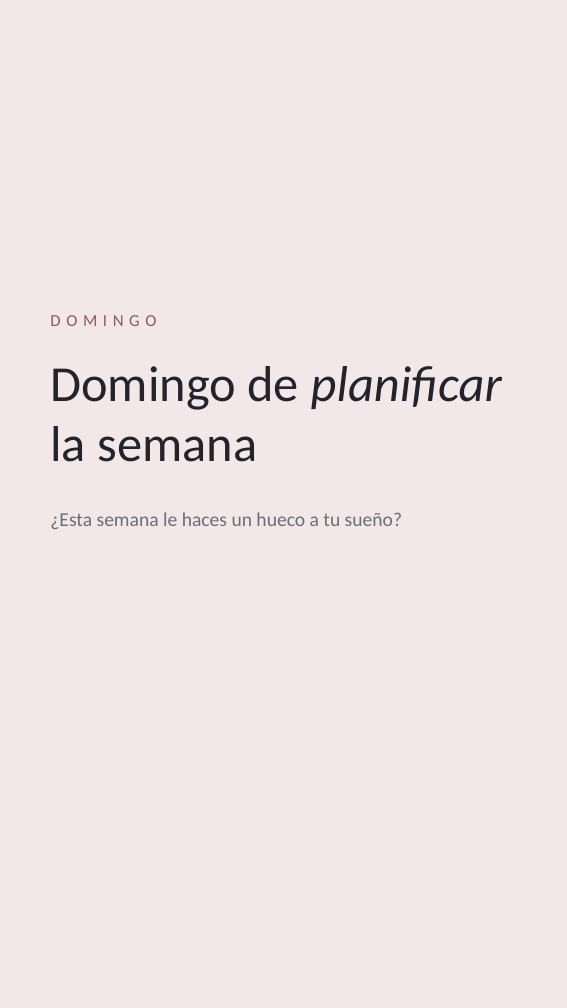
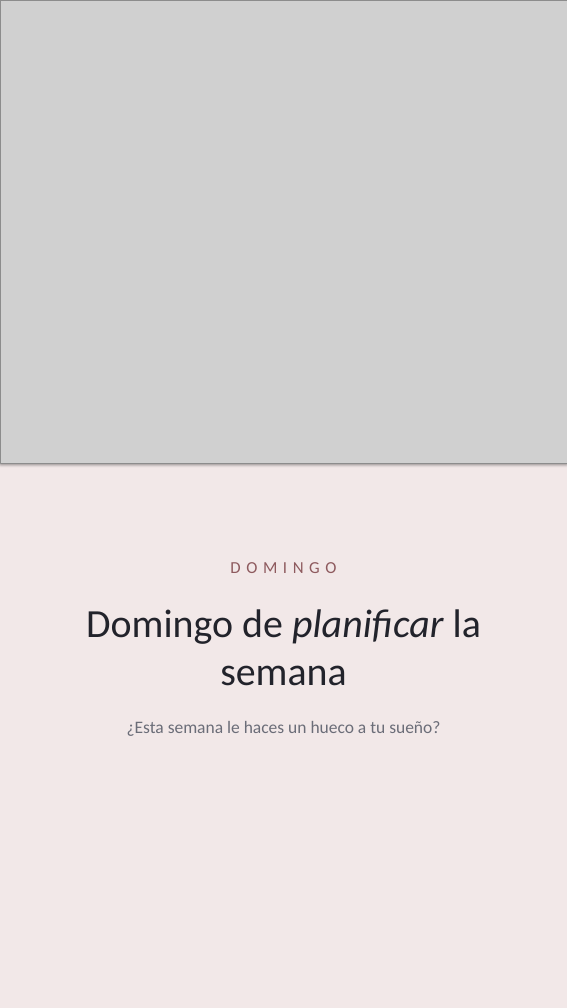
Before and after one commit to NDAEVENTS/NUBES-SCHOOL, a slide deck: slide 3 of public/ig/2026-10-31-listas/stories-canva.pptx. Drawn at 567x1008 pixels with LibreOffice and Linux fonts; fonts in the diff are those of the drawing; grey boxes stand for pictures. Boxes give left, top, right and bottom in pixels: in the first picture for what was removed or moved away, otherwise in the second. Text is boxed around its words. In the diff, an @@ line names an element or a change of style, - is before the commit and + after.

```diff
--- a/public/ig/2026-10-31-listas/stories-canva.pptx
+++ b/public/ig/2026-10-31-listas/stories-canva.pptx
@@ rectangle added at box(0, 0, 567, 464), fill #F3F3F5 @@
@@ picture added at box(0, 0, 567, 464) @@
@@ text "DOMINGO": place and size @@
-text "DOMINGO" at box(50, 315, 502, 529)
+text "DOMINGO" at box(86, 562, 481, 736)
@@ text "DOMINGO" at box(86, 562, 481, 736): size 72 to 57 pt in "Domingo de planificar la semana"; size 28 to 25 pt in "¿Esta semana le haces un hueco a ..."; alignment left to centre; less space between paragraphs @@
```
Also in this commit, not shown: 4 other slides changed, 14 other files.
